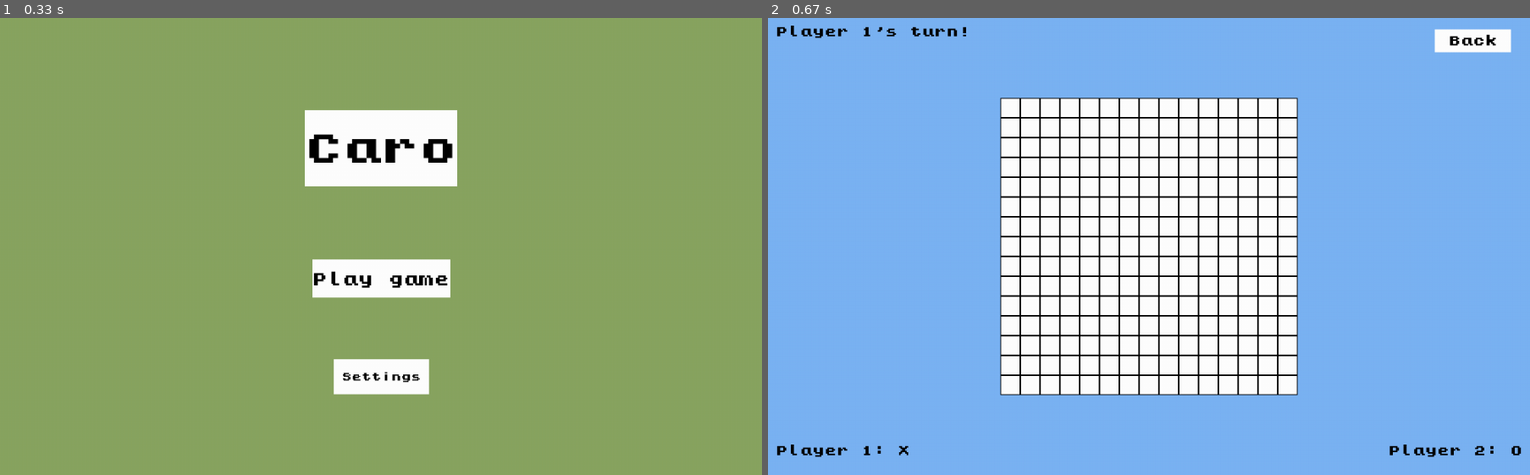
Above: before the commit, frames 1-2 (left to right).
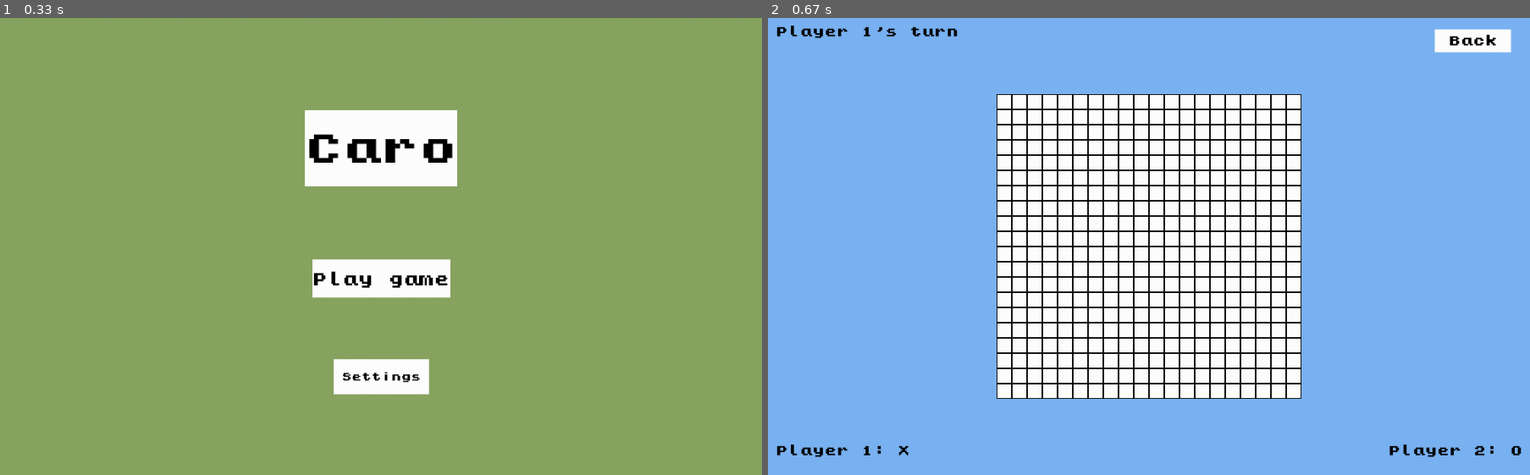
Above: after the commit, the same moments.

Repository: BFCmath/PYGAME_NMCNTT_LT_HK1
Game: pygame game, started from main.py
Same seed, same stepped clock (60 frames per second), same inputs: the game is played once before the commit and once after it.
Inputs (mouse positions are in pixels of both pictures, inside the frame that each line leads up to):
- Up to frame 1 (0.33 s): no input
- Up to frame 2 (0.67 s): click (1149, 278) at 0.38 s

Frame 1 is identical in both runs. In frame 2, 11% of the frame differs, in the area x 25-70%, y 1-84%.

Commit message:
them danh x,o

Diff:
--- a/_logic/play_game_logic.py
+++ b/_logic/play_game_logic.py
@@ -1,12 +1,36 @@
 # setting_logic.py
 import pygame
 from singleton import Singleton
+from game_setting import PlayGame,Board
+from singleton import Singleton
+from cell import Cell
 class PlayGameLogic:
-    def __init__(self,screen, back_button):
+    def __init__(self,screen, back_button, cell_list):
         self.back_button = back_button
         self.screen = screen
+        self.cell_list = cell_list
+        self.row_cells =  Singleton.row_cell
+        self.col_cells =  Singleton.col_cell
+    def calculate_posi_list_and_edge(row_cells,col_cells):
+        edge_size = min(PlayGame.CARO_BOARD_WIDTH // col_cells, PlayGame.CARO_BOARD_HEIGHT // row_cells)
+
+        start_x = (Board.BOARD_WIDTH - (edge_size * col_cells)) / 2
+        start_y = (Board.BOARD_HEIGHT - (edge_size * row_cells)) / 2
+
+        # Generate the list of positions for each cell
+        posi_list = [[(0, 0) for i in range(col_cells)] for j in range(row_cells)]
+        for row in range(row_cells):
+            for col in range(col_cells):
+                top_left_x = start_x + col * edge_size
+                top_left_y = start_y + row * edge_size
+                posi_list[row][col] = [top_left_x, top_left_y]
+        return edge_size, posi_list
 
     def handle_event(self, event):
         if event.type == pygame.MOUSEBUTTONDOWN:
             if self.back_button.collidepoint(event.pos):
                 Singleton.scenes = 0
+            for row in range(self.row_cells):
+                for col in range(self.col_cells):
+                    if self.cell_list[row][col].check_click(event.pos):
+                        print(row,col)
--- a/_scene/play_game_scene.py
+++ b/_scene/play_game_scene.py
@@ -4,32 +4,17 @@
 from _visual.play_game_visual import PlayGameVisual
 from game_setting import Settings,PlayGame,Board
 from _logic.play_game_logic import PlayGameLogic
+from singleton import Singleton
 class PlayGameScene(Scene):
-    def calculate_posi_list_and_edge():
-        row_cells = Settings.row_cells
-        col_cells = Settings.col_cells
-        edge_size = min(PlayGame.CARO_BOARD_WIDTH // col_cells, PlayGame.CARO_BOARD_HEIGHT // row_cells)
-
-        start_x = (Board.BOARD_WIDTH - (edge_size * col_cells)) / 2
-        start_y = (Board.BOARD_HEIGHT - (edge_size * row_cells)) / 2
-
-        # Generate the list of positions for each cell
-        posi_list = [[(0, 0) for i in range(col_cells)] for j in range(row_cells)]
-        for row in range(row_cells):
-            for col in range(col_cells):
-                top_left_x = start_x + col * edge_size
-                top_left_y = start_y + row * edge_size
-                posi_list[row][col] = [top_left_x, top_left_y]
-        return edge_size, posi_list
-
     def run_first_time(self,screen):
         play_game_visual = PlayGameVisual(screen)
         # Call draw_background once, and then draw_all_texts every frame or when the text needs to update
         play_game_visual.draw_background()
         self.back_button = play_game_visual.draw_all_texts()
-        edge_size, posi_list = PlayGameScene.calculate_posi_list_and_edge()
-        play_game_visual.draw_caro_board(Settings.row_cells,Settings.col_cells,edge_size,posi_list)
-        self.play_game_logic = PlayGameLogic(screen,self.back_button)
+
+        edge_size, posi_list = PlayGameLogic.calculate_posi_list_and_edge(Singleton.row_cell,Singleton.col_cell)
+        self.cell_list = play_game_visual.draw_caro_board(Singleton.row_cell,Singleton.col_cell,edge_size,posi_list)
+        self.play_game_logic = PlayGameLogic(screen,self.back_button, self.cell_list)
         pass
     def run_all_time(self,event):
         # Menu specific update code
--- a/_visual/play_game_visual.py
+++ b/_visual/play_game_visual.py
@@ -2,6 +2,7 @@
 from game_setting import PlayGame, Board
 import cell
 from _visual.general_visual import GeneralVisual
+from singleton import Singleton
 class PlayGameVisual(GeneralVisual):
     def __init__(self, screen):
         self.screen = screen
@@ -19,8 +20,12 @@
         elif alignment == "center":
             text_rect.center = position
         self.screen.blit(text_surface, text_rect)  # Blit the text surface to the screen
+    def get_turn_text(self,turn):
+        text = Singleton.player_name[turn]
+        text += "'s turn"
+        return  text
     def draw_all_texts(self):
-        self.print_text(PlayGame.turn_text, self.text_color, PlayGame.TURN_TEXT_POSITION, alignment="left")
+        self.print_text(self.get_turn_text(Singleton.turn), self.text_color, PlayGame.TURN_TEXT_POSITION, alignment="left")
         back_button =self.draw_button(self.screen,PlayGame.BACK_BUTTON_RECT, PlayGame.BACK_TEXT, PlayGame.TEXT_SIZE, PlayGame.FONT, PlayGame.BACK_BUTTON_COLOR, PlayGame.BACK_TEXT_COLOR)
         # self.print_text(back_text, self.text_color, PlayGame.BACK_TEXT_POSITION, alignment="right")
         self.print_text(PlayGame.PLAYER1_TEXT, self.text_color, PlayGame.PLAYER1_TEXT_POSITION, alignment="left")
@@ -31,9 +36,10 @@
     def draw_background(self):
         self.screen.fill(PlayGame.BACKGROUND_COLOR)
     def draw_caro_board(self,number_row,number_col,cell_edge,posi_list):
-        cell_list = [[0 for i in range(number_col)] for j in range(number_row)]
+        cell_list = [[None for i in range(number_col)] for j in range(number_row)]
         for i in range(number_row):
             for j in range(number_col):
                 cell_list[i][j] = cell.Cell(cell_edge,posi_list[i][j][0],posi_list[i][j][1])
                 cell_list[i][j].draw_cell(self.screen)
         pygame.display.update()
+        return cell_list
--- a/cell.py
+++ b/cell.py
@@ -1,15 +1,16 @@
 import pygame
 from game_setting import CellSetting
+from singleton import Singleton
 class Cell:
     def __init__(self, edge_size, position_center_x, position_center_y):
         self.edge_size = edge_size
-        self.position_center_x = position_center_x
-        self.position_center_y = position_center_y
+        self.position_center_x = position_center_x+edge_size/2
+        self.position_center_y = position_center_y+edge_size/2
         # Calculate the top-left corner based on the center position and edge size
-        top_left_x = position_center_x
-        top_left_y = position_center_y
+        self.top_left_x = position_center_x
+        self.top_left_y = position_center_y
         # Define the rectangle representing the cell
-        self.rect = pygame.Rect(top_left_x, top_left_y, edge_size, edge_size)
+        self.rect = pygame.Rect(self.top_left_x, self.top_left_y, edge_size, edge_size)
         self.content = None  # Can be 'X', 'O', or None
 
     def draw_cell(self, screen):
@@ -18,4 +19,30 @@
         pygame.draw.rect(screen,CellSetting().EDGE_COLOR, self.rect, 1)
 
     def check_click(self, mouse_pos):
-        return self.rect.collidepoint(mouse_pos)
+        if(self.rect.collidepoint(mouse_pos)):
+            self.draw_sign()
+            return True
+        return False
+
+    def draw_sign(self):
+        if self.content is None:
+            if(Singleton.turn==0):
+                _color = CellSetting.SIGN_COLOR[Singleton.turn]
+                Singleton.turn =1
+                self.content = 'X'
+            else:
+                _color = CellSetting.SIGN_COLOR[Singleton.turn]
+                Singleton.turn = 0
+                self.content = 'O'
+           # Set the font for rendering the 'X'
+            self.font = pygame.font.Font(CellSetting.SIGN_FONT, self.edge_size)  # Make sure PlayGame.FONT points to a valid font file
+
+            # Render the 'X' text
+            text_surf = self.font.render(self.content, True, _color)  # PlayGame.TEXT_COLOR should be a valid color tuple
+
+            # Calculate the position to center the 'X' in the cell
+            text_rect = text_surf.get_rect(center=(self.position_center_x, self.position_center_y))
+
+            # Blit the text onto the screen at the calculated position
+            Singleton.screen.blit(text_surf, text_rect)
+            pygame.display.update(self.rect)
--- a/game_setting.py
+++ b/game_setting.py
@@ -1,9 +1,3 @@
-class Board:
-    BOARD_WIDTH = 1000
-    BOARD_HEIGHT = 600
-    BACKGROUND_COLOR = (137, 165, 97)
-    GAME_CAPTION = "Game Caro"
-
 def calculate_rect_size(ratioPostitionX,ratioPositionY,ratioWidth,ratioHeight):
         _width = Board.BOARD_WIDTH*ratioWidth
         _height = Board.BOARD_HEIGHT*ratioHeight
@@ -15,6 +9,12 @@
         _postionX = Board.BOARD_WIDTH* ratioPostitionX - _edge//2
         _postionY = Board.BOARD_HEIGHT*ratioPositionY - _edge//2
         return (_postionX,_postionY,_edge,_edge)
+class Board:
+    BOARD_WIDTH = 1000
+    BOARD_HEIGHT = 600
+    BACKGROUND_COLOR = (137, 165, 97)
+    GAME_CAPTION = "Game Caro"
+
 
 class Menu:
     TITLE_RECT = calculate_rect_size(1/2,2/7,1/5,1/6)
@@ -58,8 +58,6 @@
     SETTINGS_COLOR = (152,118,246)
     FONT = 'kongtext.ttf'
 
-    row_cells = 15
-    col_cells = 15
 
 class PlayGame:
 
@@ -74,19 +72,16 @@
     PLAYER2_TEXT = 'Player 2: O'
     BACKGROUND_COLOR = (123, 179, 243)
 
-    turn_text = 'Player 1\'s turn!'
+
     TEXT_SIZE = 16
     TEXT_COLOR = (0, 0, 0)
     FONT = 'kongtext.ttf'
     CARO_BOARD_WIDTH = 800
     CARO_BOARD_HEIGHT = 400
-    def change_turn_text(self, turn):
-        if turn == 1:
-            self.turn_text = 'Player 1\'s turn!'
-        else:
-            self.turn_text = 'Player 2\'s turn!'
 
 class CellSetting:
     CELL_COLOR = (255, 255, 255)  # White
     CELL_TEXT_COLOR = (0, 0, 0)  # Black
     EDGE_COLOR = (0, 0, 0)  # Black
+    SIGN_COLOR = [(46,165,205),(135,62,35)]
+    SIGN_FONT = None
--- a/singleton.py
+++ b/singleton.py
@@ -6,3 +6,7 @@
     screen = pygame.display.set_mode((Board().BOARD_WIDTH,Board().BOARD_HEIGHT))
     scene_manager = SceneManagement(screen)
     scenes = 0
+    row_cell = 20
+    col_cell = 20
+    turn = 0
+    player_name = ['Player 1','Player 2']
